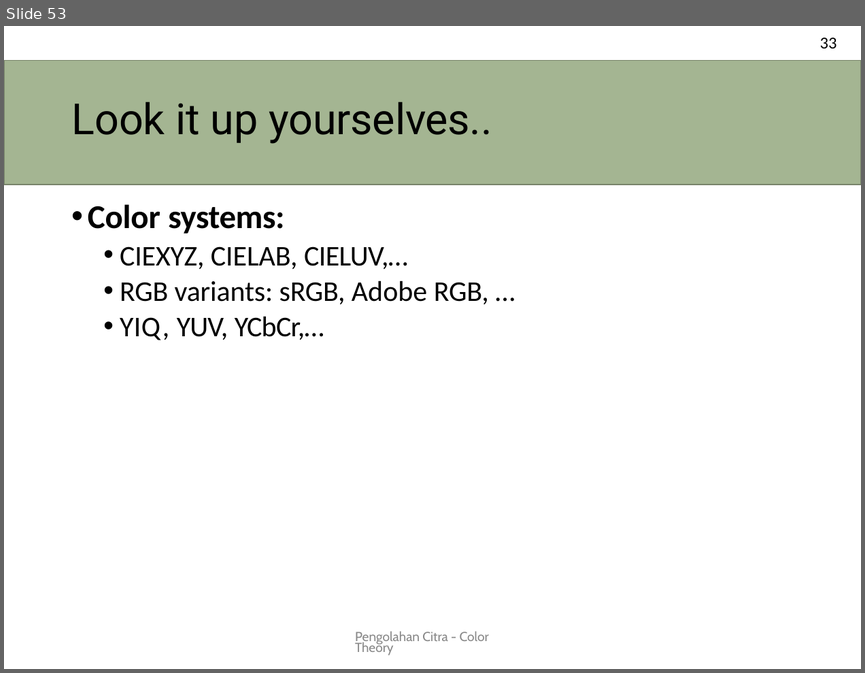
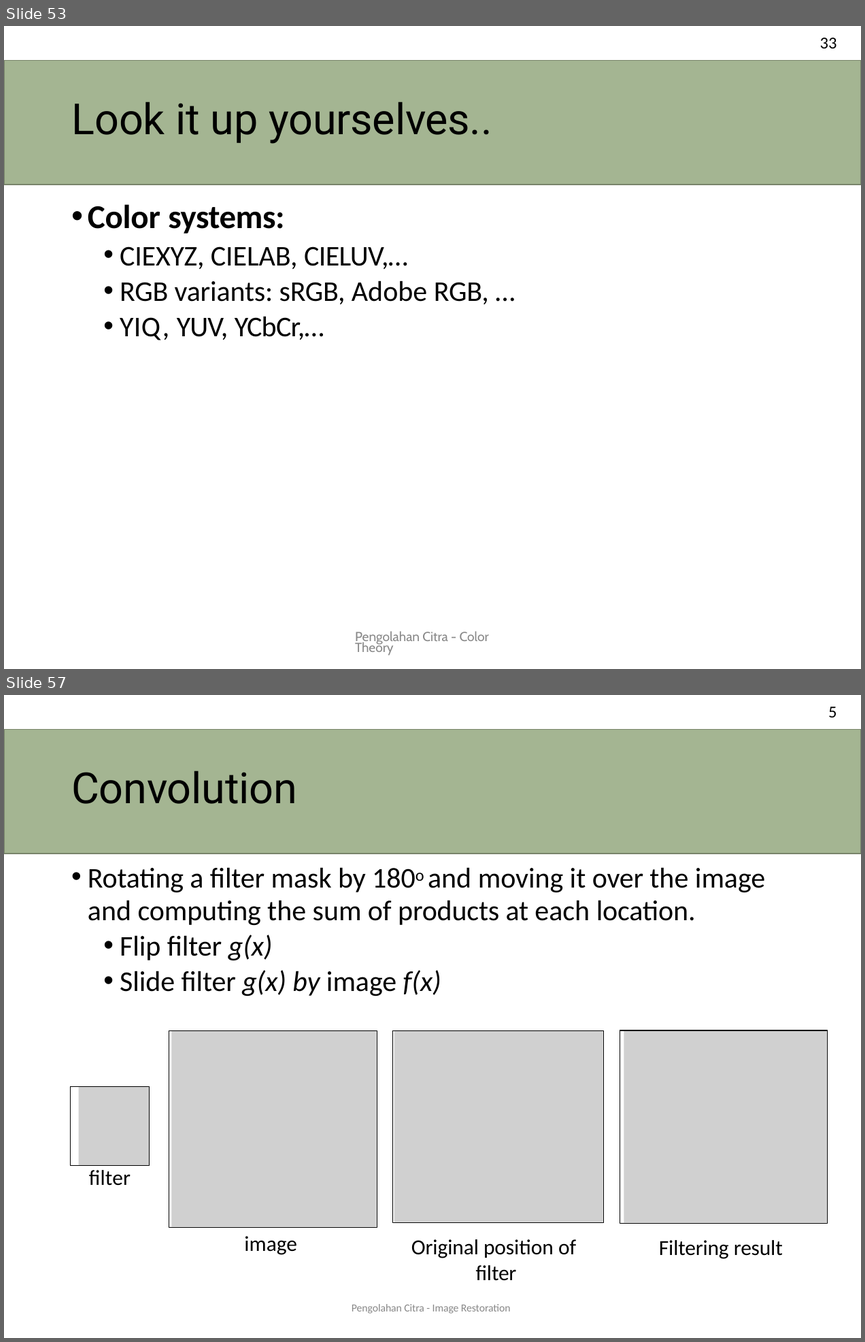
Before and after one commit to novalassalam/comvis, a slide deck: pencit.pptx. Shown one above the other, each under a label of ours: slide 53 before the commit, slides 53 and 57 after it; the slides between them are not shown. The pictures are 865x673 and 865x1342 pixels, drawn with LibreOffice and Linux fonts; fonts in the diff are those of the drawing; grey boxes stand for pictures. Boxes give left, top, right and bottom in pixels: in the first picture for what was removed or moved away, otherwise in the second. Text is boxed around its words. In the diff, an @@ line names an element or a change of style, - is before the commit and + after.

```diff
--- a/pencit.pptx
+++ b/pencit.pptx
@@ slide 57 added at [4, 695, 861, 1338], background #FFFFFF @@
@@ text added at [828, 707, 836, 717], 14 pt, text #000000 @@
+5
@@ title added at [4, 729, 861, 853], fill #A4B592, outline #78846A 0.96 pt, 36 pt, text #000000 @@
+Convolution
@@ text added at [88, 867, 765, 996], 24 pt, text #000000 @@
+• Rotating a filter mask by 180o and moving it over the image
+and computing the sum of products at each location.
+  • Flip filter g(x)
+  • Slide filter g(x) by image f(x)
@@ freeform shape added at [169, 1031, 377, 1228], outline #000000 0.72 pt @@
@@ picture added at [171, 1031, 376, 1226] @@
@@ freeform shape added at [392, 1031, 603, 1223], outline #000000 0.72 pt @@
@@ picture added at [394, 1031, 603, 1222] @@
@@ freeform shape added at [620, 1030, 827, 1223], outline #000000 0.72 pt @@
@@ picture added at [623, 1031, 827, 1223] @@
@@ freeform shape added at [70, 1087, 149, 1166], outline #000000 0.72 pt @@
@@ picture added at [79, 1087, 149, 1164] @@
@@ text added at [89, 1170, 130, 1185], 18 pt, text #000000 @@
+filter
@@ text added at [244, 1236, 297, 1255], 18 pt, text #000000 @@
+image
@@ text added at [351, 1239, 576, 1313], 9 pt, text #888888 @@
+Original position of
+filter
+Pengolahan Citra - Image Restoration
@@ text added at [659, 1240, 783, 1259], 18 pt, text #000000 @@
+Filtering result
```
Also in this commit, not shown: 43 other slides added, 12 other files.
